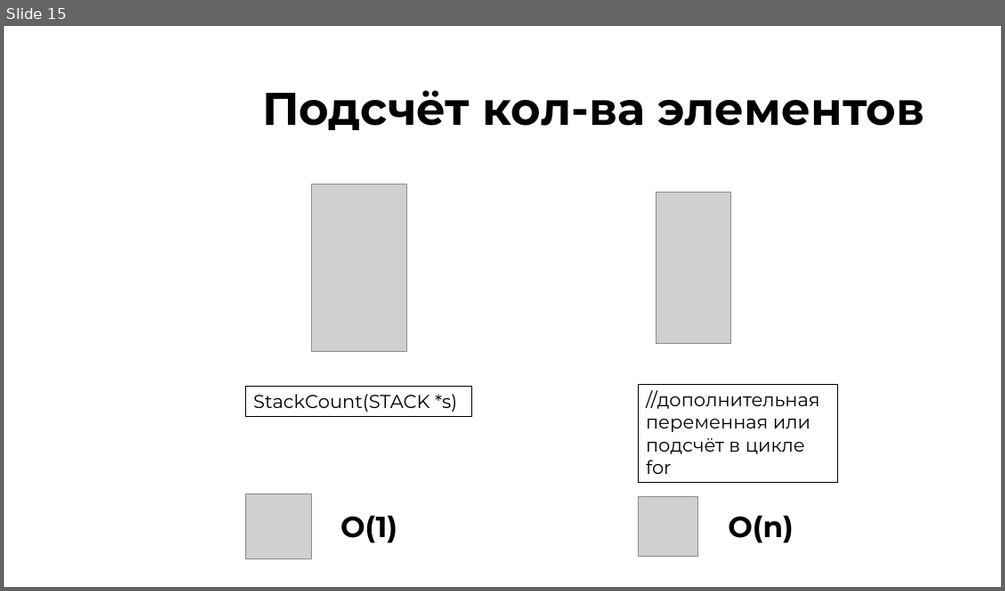
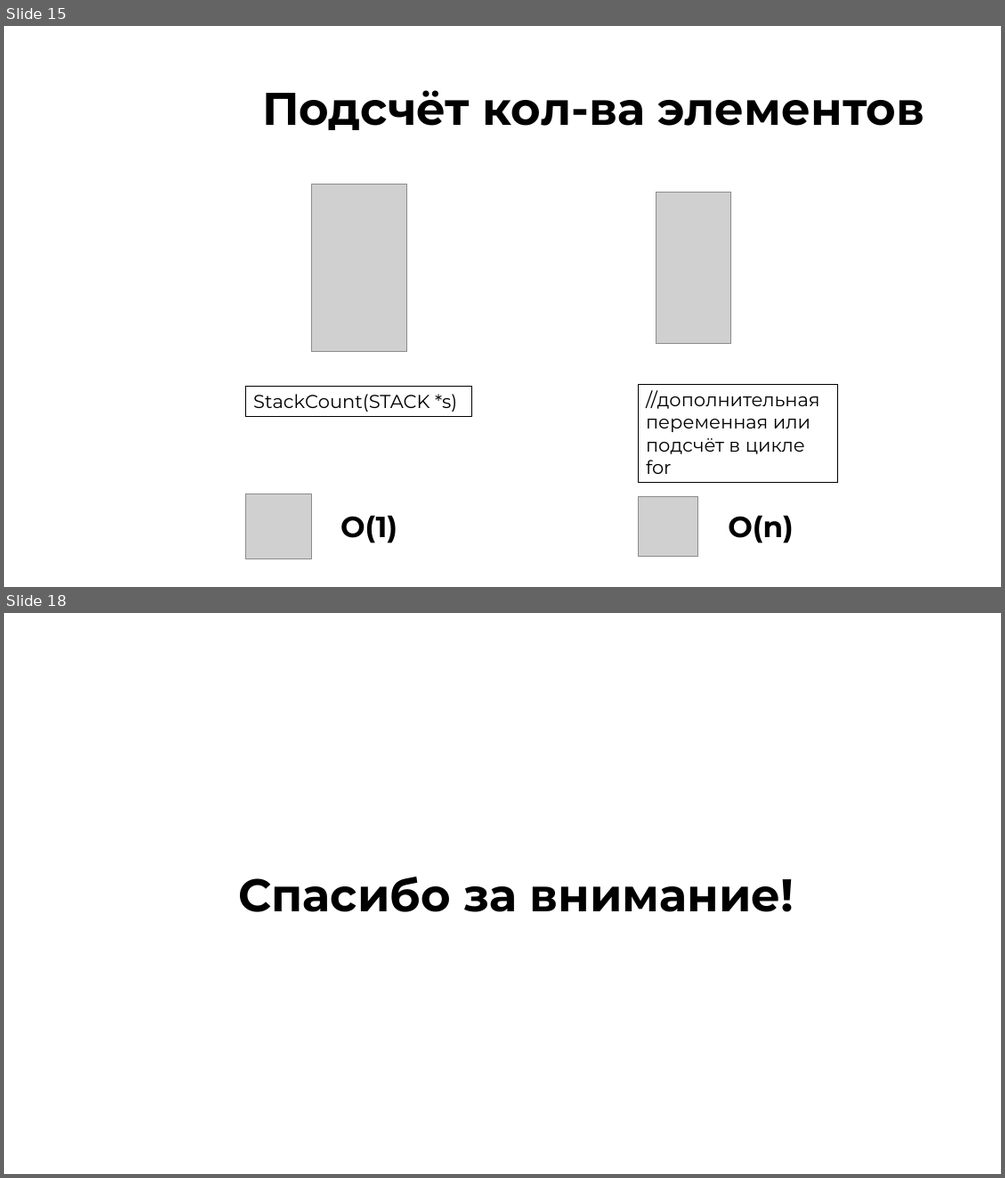
Before and after one commit to iCatOK/LabsMambFakhrTeam, a slide deck: SAOD_massive_stack2 (1).pptx. Shown one above the other, each under a label of ours: slide 15 before the commit, slides 15 and 18 after it; the slides between them are not shown. The pictures are 1005x591 and 1005x1178 pixels, drawn with LibreOffice and Linux fonts; fonts in the diff are those of the drawing; grey boxes stand for pictures; background and template pictures are left out. Boxes give left, top, right and bottom in pixels: in the first picture for what was removed or moved away, otherwise in the second. Text is boxed around its words. In the diff, an @@ line names an element or a change of style, - is before the commit and + after.

Commit message:
upd: added titles and summary

```diff
--- a/SAOD_massive_stack2 (1).pptx
+++ b/SAOD_massive_stack2 (1).pptx
@@ slide 18 added at (4, 613, 1001, 1174), background picture (left out) @@
@@ title added at (238, 876, 794, 912), 44 pt, text #000000, bold @@
+Спасибо за внимание!
```
Also in this commit, not shown: 6 slides changed, 2 other slides added, 2 slides removed.
